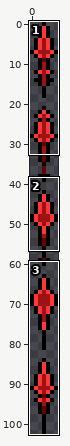
One commit to this sprite sheet: Content/Projectiles/Common/ScarletFlareBolt.png. Above, an overview of the earlier version with the close-up marked.
Close-up. Old version:
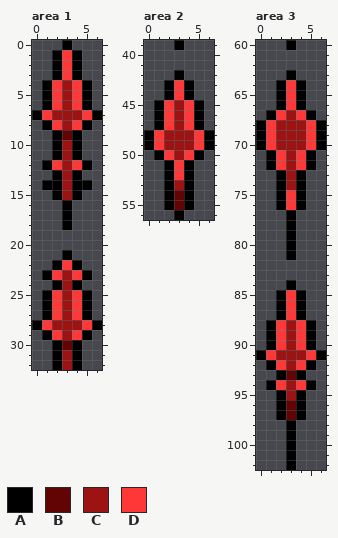
The file is 14x206 pixels, drawn in blocks of 2x2; one block is one cell here. Shown: area 1: x 0..6, y 0..32; area 2: x 0..6, y 39..56; area 3: x 0..6, y 60..102.
Palette (. is transparent): A #000000  B #620404  C #9d1212  D #ff3737
Pixels before, area 1, first column x 0:
 0 ...A...
 1 ..ADA..
 2 ..ADA..
 3 ..ADA..
 4 .ADCDA.
 5 .ADCDA.
 6 .ADCDA.
 7 ADCCCDA
 8 .ADCDA.
 9 ..ABA..
10 ..ACA..
11 ..ACA..
12 .ADCDA.
13 ..ACA..
14 .AACAA.
15 ..ACA..
16 ...A...
17 ...A...
18 ...A...
19 .......
20 .......
21 ...A...
22 ..ADA..
23 .ADCDA.
24 ..ACA..
25 .ADCDA.
26 .ADCDA.
27 .ADCDA.
28 ADCCCDA
29 .ADCDA.
30 ..ABA..
31 ..ACA..
32 ..ACA..
Pixels before, area 2, first column x 0:
39 ...A...
40 .......
41 .......
42 ...A...
43 ..ADA..
44 ..ADA..
45 .ADCDA.
46 .ADCDA.
47 .ADCDA.
48 ADCCCDA
49 ADCCCDA
50 .ADCDA.
51 ..ADA..
52 ..ADA..
53 ..ACA..
54 ..ABA..
55 ..ABA..
56 ...A...
Pixels before, area 3, first column x 0:
 60 ...A...
 61 .......
 62 .......
 63 ...A...
 64 ..ADA..
 65 ..ADA..
 66 ..ADA..
 67 .ADCDA.
 68 ADCCCDA
 69 ADCCCDA
 70 ADCCCDA
 71 .ADCDA.
 72 .ADCDA.
 73 ..ACA..
 74 ..ACA..
 75 ..ADA..
 76 ..ADA..
 77 ...A...
 78 ...A...
 79 ...A...
 80 ...A...
 81 ...A...
 82 .......
 83 .......
 84 ...A...
 85 ..ADA..
 86 ..ADA..
 87 ..ADA..
 88 .ADCDA.
 89 .ADCDA.
 90 .ADCDA.
 91 ADCCCDA
 92 .ADCDA.
 93 ..ABA..
 94 .ADCDA.
 95 ..ACA..
 96 ..ABA..
 97 ..ABA..
 98 ...A...
 99 ...A...
100 ...A...
101 ...A...
102 ...A...
After:
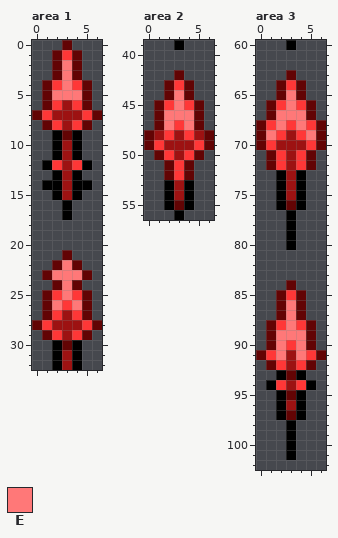
Colours new in this view: E #ff7878
Difference:
Area 1:
The author changed colour A to colour B in row 0 at x 3; in rows 1 to 3 at x 2 and 4; in rows 4 to 6 at x 1 and 5; in row 7 at x 0 and 6; in row 8 at x 1 and 5; in row 21 at x 3.
The author changed colour A to colour B in row 22 at x 2 and 4; in row 23 at x 1 and 5; in row 24 at x 2 and 4; in rows 25 to 27 at x 1 and 5; in row 28 at x 0 and 6; in row 29 at x 1 and 5.
The author changed colour C to colour D in row 26 at x 3.
The author changed colour C to colour E in rows 4 to 5 at x 3; in rows 23 to 25 at x 3.
The author changed colour D to colour E in rows 2 to 3 at x 3; in row 5 at x 2 and 4; in row 22 at x 3; in row 23 at x 2 and 4; in row 26 at x 2 and 4.
Colour A is removed in row 18 at x 3.
Area 2:
The author changed colour A to colour B in row 42 at x 3; in rows 43 to 44 at x 2 and 4; in rows 45 to 47 at x 1 and 5; in rows 48 to 49 at x 0 and 6; in row 50 at x 1 and 5; in rows 51 to 52 at x 2 and 4.
The author changed colour B to colour C in row 54 at x 3.
The author changed colour D to colour C in row 48 at x 1 and 5.
The author changed colour C to colour D in row 47 at x 3; in row 48 at x 2 and 4.
The author changed colour C to colour E in rows 45 to 46 at x 3.
The author changed colour D to colour E in row 44 at x 3; in rows 46 to 47 at x 2 and 4.
Area 3:
Colour B now appears in row 66 at x 1 and 5.
The author changed colour A to colour B in row 63 at x 3; in rows 64 to 65 at x 2 and 4; in row 67 at x 1 and 5; in rows 68 to 70 at x 0 and 6; in rows 71 to 72 at x 1 and 5; in row 84 at x 3.
The author changed colour A to colour B in rows 85 to 87 at x 2 and 4; in rows 88 to 90 at x 1 and 5; in row 91 at x 0 and 6; in row 92 at x 1 and 5.
The author changed colour C to colour B in row 95 at x 3.
The author changed colour D to colour B in row 76 at x 3.
The author changed colour B to colour C in row 96 at x 3.
The author changed colour D to colour C in row 75 at x 3.
The author changed colour A to colour D in row 66 at x 2 and 4.
The author changed colour C to colour D in row 68 at x 3; in row 69 at x 2 and 4; in row 90 at x 3.
The author changed colour C to colour E in row 67 at x 3; in row 68 at x 2 and 4; in rows 88 to 89 at x 3; in row 91 at x 2 and 4.
The author changed colour D to colour E in rows 65 to 66 at x 3; in row 67 at x 2 and 4; in row 69 at x 1 and 5; in rows 86 to 87 at x 3; in rows 89 to 90 at x 2 and 4.
Colour A is removed in row 81 at x 3; in row 102 at x 3.
Where, in picture pixels (left, top, right, bottom), the same in both close-ups:
changed: (32, 40, 102, 130)
changed: (32, 220, 102, 340)
changed: (144, 70, 214, 200)
changed: (256, 70, 326, 210)
changed: (256, 250, 326, 410)
erased: (286, 460, 296, 470)
